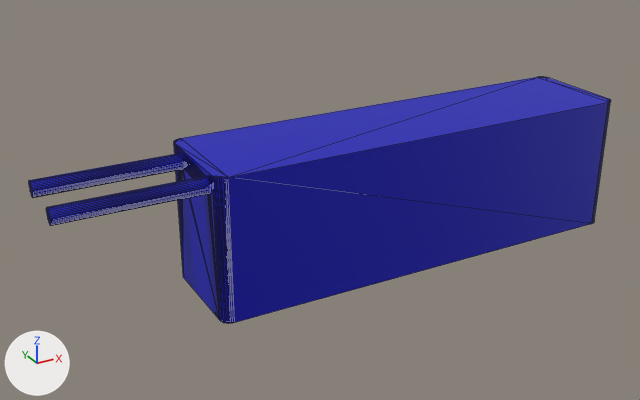
The COLLADA model robots/tiger/urdf/v1/mesh/battery/ZIPPY-3000-25C-6S.dae as it was, and as the next commit left it.
Before and after are seen from a 50 mm lens placed at (-0.1432, -0.2071, 0.1257), pointed at (-0.0273, 0.0037, 0.0203). The axes (+X, +Y, +Z) are drawn at lower left. The lights are the same throughout. Mesh edges are drawn as thin lines.

In view in the first picture: 'ZIPPY-3000-25C-6S'.
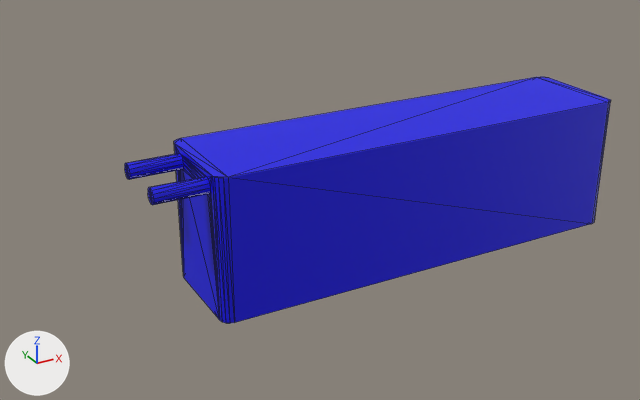
The newer file is also turned or shifted as a whole; pictures and numbers use the older file's frame.

The edits, one by one:
Material 'Material.001' (mat_material_001_1) is new.
Its base color is (0.00234, 0.0, 0.8) (blue #0800e7).
me_zippy_3000_25c_6s is used by ob_zippy_3000_25c_6s; location (0.0, 0.0, 0.0).
me_zippy_3000_25c_6s had 226 vertices, 448 faces and spanned x -0.108..0.067, y -0.016..0.016, z 0.0..0.042.
me_zippy_3000_25c_6s now has 84 vertices, 164 faces and spans x -0.082..0.067, y -0.016..0.016, z 0.0..0.042.
Part 1, on me_zippy_3000_25c_6s:
168 vertices are removed from x -0.108..0.067, y -0.016..0.016, z 0.0..0.042.
425 faces are deleted.
6 vertices move from x -0.108..-0.066, y -0.016..0.009, z 0.0..0.042 to x -0.082..-0.066, y -0.016..0.009, z 0.0..0.042.
4 vertices are added at (-0.067, -0.016, 0.0), (-0.067, -0.016, 0.042), (-0.082, 0.009, 0.038), (-0.082, -0.009, 0.038).
22 new vertices lie (-0.015, 0.0, 0.0) away from vertices in x -0.067, y -0.012..0.012, z 0.036..0.04.
141 new faces join them.
me_zippy_3000_25c_6s part 2: 23 faces spanning x -0.082..0.067, y -0.016..0.016, z 0.0..0.042 switch from mat_material_001 (blue #0000b8) to mat_material_001_1 (blue #0800e7).

Where the change shows, as pixel boxes (x1, y1, x2, y2) in the pictures (640 x 400 px):
'ZIPPY-3000-25C-6S', reshaped (16% narrower): before (29, 77, 611, 323); after (125, 77, 611, 323)
part 1 of me_zippy_3000_25c_6s, cut back: before (29, 77, 611, 323); after (125, 77, 611, 323)
part 2 of me_zippy_3000_25c_6s, recoloured: (129, 77, 610, 322) in both
